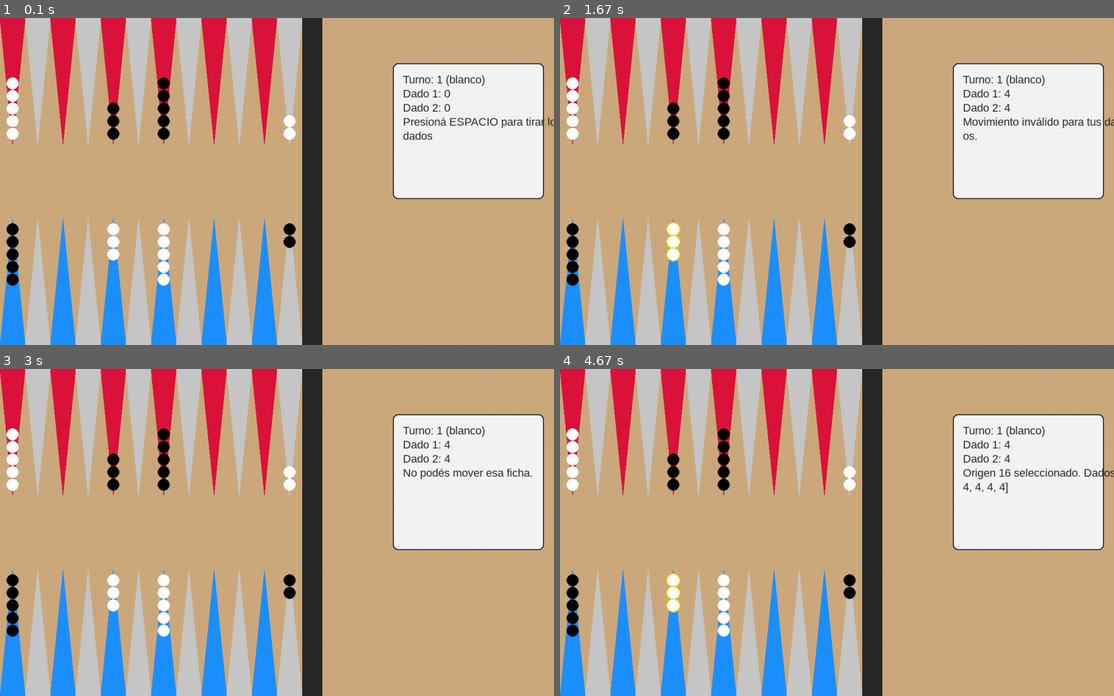
Above: before the commit, frames 1-4 (two rows, left to right).
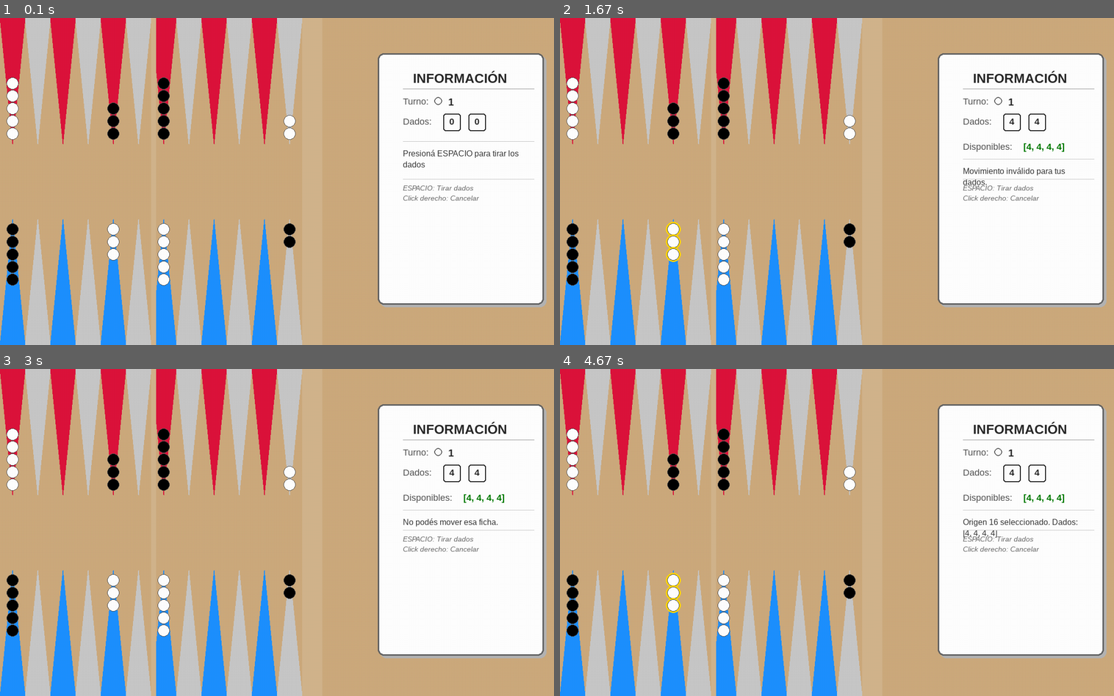
Above: after the commit, the same moments.

Repository: um-computacion/computacion-2025-backgammon-mariaevamodarelli
Game: pygame game, started from pygame_ui/game_window.py
The game is run twice, just before and just after one commit, with the same random seed, the same clock (stepped at 60 frames per second) and the same inputs.
Inputs (mouse positions are in pixels of both pictures, inside the frame that each line leads up to):
- Up to frame 1 (0.1 s): type "1 (at the terminal prompt)" at 0 s; type "1 (at the terminal prompt)" at 0 s
- Up to frame 2 (1.67 s): tap Space at 0.33 s; click (704, 184) at 0.72 s; click (665, 256) at 1.05 s; click (692, 60) at 1.38 s
- Up to frame 3 (3 s): right-click (387, 506) at 2.55 s; click (66, 460) at 2.88 s
- Up to frame 4 (4.67 s): right-click (676, 470) at 3.72 s; click (670, 421) at 4.05 s; click (681, 568) at 4.38 s

The runs differ from the first frame. In frame 1, 19% of the frame differs, in the area x 1-100%, y 0-100%; in frame 2, 19%; in frame 3, 19%; in frame 4, 19%.

Commit message:
ultimos arreglos

Diff:
--- a/core/board.py
+++ b/core/board.py
@@ -3,8 +3,10 @@
 
     def __init__(self):
         self.__points__ = [{"count": 0, "color": None} for _ in range(24)]
-        self.bar_blanco = []  # fichas blancas capturadas
-        self.bar_negro = []   # fichas negras capturadas
+        self.__bar_blanco__ = []  # fichas blancas capturadas
+        self.__bar_negro__ = []   # fichas negras capturadas
+        self.__bearoff_blanco__ = []
+        self.__bearoff_negro__ = []
 
     # === Getters básicos ===
     def get_points(self):
@@ -15,16 +17,19 @@
             return self.__points__[index]
         raise ValueError("El índice debe estar entre 0 y 23")
 
-    # === Direcciones ===
+    # === Direcciones CORREGIDAS ===
     def distance_in_direction(self, color, from_idx, to_idx):
-        """Calcula la distancia de movimiento según el sentido real del tablero."""
-        # Blanco mueve de 23 -> 0 (izquierda)
-        # Negro mueve de 0 -> 23 (derecha)
+        """Calcula la distancia de movimiento según el sentido real del tablero.
+
+        Blanco mueve antihorario: de índices bajos hacia altos (0 -> 23)
+        Negro mueve horario: de índices altos hacia bajos (23 -> 0)
+        """
         if color == "blanco":
+            # Blanco avanza de 0 hacia 23 (antihorario)
+            return to_idx - from_idx
+        else:
+            # Negro avanza de 23 hacia 0 (horario)
             return from_idx - to_idx
-        else:
-            return to_idx - from_idx
-
 
     def can_move(self, from_idx, to_idx):
         if from_idx < 0 or from_idx > 23 or to_idx < 0 or to_idx > 23:
@@ -37,16 +42,15 @@
             return False, "No hay fichas para mover"
 
         color = origen["color"]
+        distance = self.distance_in_direction(color, from_idx, to_idx)
 
-        if self.distance_in_direction(color, from_idx, to_idx) <= 0:
+        if distance <= 0:
             return False, "Dirección inválida para tu color"
 
         if destino["count"] == 0 or destino["color"] == color:
             return True, "OK"
-
         if destino["count"] == 1 and destino["color"] != color:
-            return True, "OK (comer)"
-
+            return True, "OK (comer ficha)"
         return False, "Movimiento bloqueado"
 
     # === Inicialización estándar ===
@@ -67,10 +71,10 @@
             self.__points__[pos]["count"] = cantidad
             self.__points__[pos]["color"] = color
 
-        self.bar_blanco = []
-        self.bar_negro = []
+        self.__bar_blanco__ = []
+        self.__bar_negro__ = []
 
-    # === Movimiento normal ===
+    # === Movimiento normal CORREGIDO ===
     def move_checker(self, from_idx, to_idx):
         """Mueve una ficha si el movimiento es válido según las reglas básicas del backgammon."""
         if from_idx < 0 or from_idx > 23 or to_idx < 0 or to_idx > 23:
@@ -84,13 +88,13 @@
 
         color = origen["color"]
 
-        # --- Dirección correcta por color ---
-        # Blanco (abajo) → de derecha a izquierda (índices más grandes → más chicos)
-        if color == "blanco" and to_idx >= from_idx:
+        # --- Dirección correcta por color CORREGIDA ---
+        # Blanco (antihorario) → de índices bajos a altos (0 → 23)
+        if color == "blanco" and to_idx <= from_idx:
             return "Dirección inválida para blanco"
 
-        # Negro (arriba) → de izquierda a derecha (índices más chicos → más grandes)
-        if color == "negro" and to_idx <= from_idx:
+        # Negro (horario) → de índices altos a bajos (23 → 0)
+        if color == "negro" and to_idx >= from_idx:
             return "Dirección inválida para negro"
 
         # --- Movimiento válido ---
@@ -107,47 +111,71 @@
         # --- Comer ficha enemiga ---
         elif destino["count"] == 1 and destino["color"] != color:
             enemigo = destino["color"]
+
+            # mandar esa ficha al bar correspondiente
             if enemigo == "blanco":
-                self.bar_blanco.append(1)
+                self.__bar_blanco__.append(1)
             else:
-                self.bar_negro.append(1)
+                self.__bar_negro__.append(1)
 
+            # mover mi ficha al destino
             destino["color"] = color
             destino["count"] = 1
 
+            # sacar mi ficha del origen
             origen["count"] -= 1
             if origen["count"] == 0:
                 origen["color"] = None
 
             return f"{color} comió una ficha de {enemigo} en {to_idx} (enviada al bar)"
+
+        # === Bear off ===
+        elif (color == "blanco" and to_idx > 23) or (color == "negro" and to_idx < 0):
+            if color == "blanco":
+                self.__bearoff_blanco__.append(1)
+            else:
+                self.__bearoff_negro__.append(1)
+
+            # sacar la ficha del punto origen
+            origen["count"] -= 1
+            if origen["count"] == 0:
+                origen["color"] = None
+
+            return f"{color} sacó una ficha (bear off)"
+
         else:
             return "Movimiento bloqueado"
 
     # === Control del bar ===
     def has_bar(self, color):
         if color == "blanco":
-            return len(self.bar_blanco) > 0
+            return len(self.__bar_blanco__) > 0
         else:
-            return len(self.bar_negro) > 0
+            return len(self.__bar_negro__) > 0
 
     def reenter_from_bar(self, color, dice_values):
         """Intenta reintroducir una ficha desde el bar usando los valores de los dados."""
         # determinar rango del tablero del oponente
         if color == "blanco":
-            # entra en la zona del rival: puntos 0-5
+            # Blanco entra en puntos 0-5 (su zona de entrada)
             base = 0
-            bar_list = self.bar_blanco
+            bar_list = self.__bar_blanco__
         else:
-            # entra en 18-23
+            # Negro entra en puntos 18-23 (su zona de entrada)
             base = 18
-            bar_list = self.bar_negro
+            bar_list = self.__bar_negro__
 
         posibles = []
         for d in dice_values:
-            destino = base + (d - 1)
-            punto = self.__points__[destino]
-            if punto["count"] == 0 or (punto["count"] == 1 and punto["color"] != color):
-                posibles.append(destino)
+            if color == "blanco":
+                destino = base + (d - 1)  # 0-5
+            else:
+                destino = base + (d - 1)  # 18-23
+
+            if 0 <= destino < 24:
+                punto = self.__points__[destino]
+                if punto["count"] == 0 or (punto["count"] == 1 and punto["color"] != color):
+                    posibles.append(destino)
 
         if not posibles:
             return False, "No hay espacios disponibles para reingresar."
@@ -158,9 +186,9 @@
         if punto["count"] == 1 and punto["color"] != color:
             # come la ficha rival
             if color == "blanco":
-                self.bar_negro.append(1)
+                self.__bar_negro__.append(1)
             else:
-                self.bar_blanco.append(1)
+                self.__bar_blanco__.append(1)
         punto["count"] += 1
         punto["color"] = color
         bar_list.pop()  # sacar ficha del bar
--- a/core/player.py
+++ b/core/player.py
@@ -1,3 +1,4 @@
+
 class Player:
     """Representa un jugador del Backgammon."""
 
--- a/pygame_ui/game_window.py
+++ b/pygame_ui/game_window.py
@@ -39,6 +39,7 @@
         self.BLUE = (30, 144, 255)
         self.GREY = (200, 200, 200)
         self.DARK = (40, 40, 40)
+        self.GOLD = (255, 215, 0)
         self.FONT = pygame.font.SysFont("arial", 22)
 
     # === Tablero ===
@@ -82,42 +83,148 @@
                         x = (i - 12) * triangle_width + triangle_width / 2
                         y = 650 - triangle_height + (j * 25) + 20
                     pygame.draw.circle(self.screen, color, (int(x), int(y)), 12)
+                    pygame.draw.circle(self.screen, (80, 80, 80), (int(x), int(y)), 12, 1)
+
                     if self.selected_point == i:
-                        pygame.draw.circle(self.screen, (255, 215, 0), (int(x), int(y)), 14, 2)
-
-        # barra
-        pygame.draw.rect(self.screen, self.DARK, (600, 0, 40, 650))
+                        pygame.draw.circle(self.screen, self.GOLD, (int(x), int(y)), 15, 3)
+
+        # BAR CENTRAL
+        pygame.draw.rect(self.screen, (210, 180, 140), (300, 0, 10, 650))
+
+        # Bear off zones
+        pygame.draw.rect(self.screen, (210, 180, 140), (600, 325, 40, 325))
+        pygame.draw.rect(self.screen, (210, 180, 140), (600, 0, 40, 325))
         self.draw_bar_fichas()
 
     def draw_bar_fichas(self):
-        bx, by = 620, 325
-        for j, _ in enumerate(self.board.bar_blanco):
-            pygame.draw.circle(self.screen, self.WHITE, (bx, by - j * 20), 10)
-        for j, _ in enumerate(self.board.bar_negro):
-            pygame.draw.circle(self.screen, self.BLACK, (bx, by + j * 20), 10)
+        bar_x = 305
+        bar_y_center = 325
+
+        # Fichas blancas en el bar
+        for i in range(len(self.board.__bar_blanco__)):
+            y = bar_y_center + (i * 25) + 20
+            pygame.draw.circle(self.screen, self.WHITE, (bar_x, y), 12)
+            pygame.draw.circle(self.screen, (80, 80, 80), (bar_x, y), 12, 1)
+
+        # Fichas negras en el bar
+        for i in range(len(self.board.__bar_negro__)):
+            y = bar_y_center - (i * 25) - 20
+            pygame.draw.circle(self.screen, self.BLACK, (bar_x, y), 12)
+            pygame.draw.circle(self.screen, (80, 80, 80), (bar_x, y), 12, 1)
+
 
     def draw_panel(self):
-        panel = pygame.Rect(780, 90, 300, 270)
-        pygame.draw.rect(self.screen, (245, 245, 245), panel, border_radius=10)
-        pygame.draw.rect(self.screen, self.DARK, panel, 2, border_radius=10)
-
-        y = 110
-        def line(txt):
-            nonlocal y
-            surf = self.FONT.render(txt, True, self.DARK)
-            self.screen.blit(surf, (800, y))
-            y += 28
-
-        line(f"Turno: {self.turn.get_name()} ({self.turn.get_color()})")
+        # Panel principal con sombra (más grande)
+        shadow = pygame.Rect(755, 75, 330, 500)
+        pygame.draw.rect(self.screen, (180, 180, 180), shadow, border_radius=12)
+
+        panel = pygame.Rect(750, 70, 330, 500)
+        pygame.draw.rect(self.screen, (255, 255, 255), panel, border_radius=12)
+        pygame.draw.rect(self.screen, (100, 100, 100), panel, 3, border_radius=12)
+
+        # Título del panel
+        title_font = pygame.font.SysFont("arial", 26, bold=True)
+        title = title_font.render("INFORMACIÓN", True, self.DARK)
+        self.screen.blit(title, (820, 105))
+
+        # Línea separadora
+        pygame.draw.line(self.screen, (200, 200, 200), (800, 140), (1060, 140), 2)
+
+        # Información del turno con color
+        y = 155
+        turn_font = pygame.font.SysFont("arial", 20, bold=True)
+        label_font = pygame.font.SysFont("arial", 18)
+        value_font = pygame.font.SysFont("arial", 18, bold=True)
+
+        # Turno actual
+        turn_label = label_font.render("Turno:", True, (80, 80, 80))
+        self.screen.blit(turn_label, (800, y))
+
+        player_name = self.turn.get_name()
+        player_color = self.turn.get_color()
+        color_display = self.WHITE if player_color == "blanco" else self.BLACK
+
+        # Círculo indicador del color
+        pygame.draw.circle(self.screen, color_display, (870, y + 10), 8)
+        pygame.draw.circle(self.screen, (100, 100, 100), (870, y + 10), 8, 2)
+
+        player_text = turn_font.render(f"{player_name}", True, self.DARK)
+        self.screen.blit(player_text, (890, y))
+
+        y += 40
+
+        # Dados
         d1, d2 = self.last_roll
-        line(f"Dado 1: {d1}")
-        line(f"Dado 2: {d2}")
+        dice_label = label_font.render("Dados:", True, (80, 80, 80))
+        self.screen.blit(dice_label, (800, y))
+
+        # Dibujar dados como cubos
+        dice_size = 35
+        dice_x = 880
+
+        # Dado 1
+        dice_rect1 = pygame.Rect(dice_x, y - 5, dice_size, dice_size)
+        pygame.draw.rect(self.screen, self.WHITE, dice_rect1, border_radius=5)
+        pygame.draw.rect(self.screen, self.DARK, dice_rect1, 2, border_radius=5)
+        dice_val1 = value_font.render(str(d1), True, self.DARK)
+        self.screen.blit(dice_val1, (dice_x + 12, y))
+
+        # Dado 2
+        dice_rect2 = pygame.Rect(dice_x + 50, y - 5, dice_size, dice_size)
+        pygame.draw.rect(self.screen, self.WHITE, dice_rect2, border_radius=5)
+        pygame.draw.rect(self.screen, self.DARK, dice_rect2, 2, border_radius=5)
+        dice_val2 = value_font.render(str(d2), True, self.DARK)
+        self.screen.blit(dice_val2, (dice_x + 62, y))
+
+        y += 50
+
+        # Dados restantes
+        if self.remaining_dice:
+            remaining_label = label_font.render("Disponibles:", True, (80, 80, 80))
+            self.screen.blit(remaining_label, (800, y))
+
+            remaining_text = value_font.render(str(self.remaining_dice), True, (0, 120, 0))
+            self.screen.blit(remaining_text, (920, y))
+            y += 35
+
+        # Línea separadora
+        pygame.draw.line(self.screen, (200, 200, 200), (800, y), (1060, y), 1)
+        y += 15
+
+        # Mensaje con wrap mejorado
         msg = self.message
-        if len(msg) > 32:
-            line(msg[:32])
-            line(msg[32:])
-        else:
-            line(msg)
+        msg_font = pygame.font.SysFont("arial", 16)
+        max_width = 250
+        words = msg.split()
+        lines = []
+        current_line = ""
+
+        for word in words:
+            test_line = current_line + word + " "
+            if msg_font.size(test_line)[0] <= max_width:
+                current_line = test_line
+            else:
+                if current_line:
+                    lines.append(current_line)
+                current_line = word + " "
+        if current_line:
+            lines.append(current_line)
+
+        for line in lines[:3]:  # Máximo 3 líneas
+            msg_surf = msg_font.render(line.strip(), True, (50, 50, 50))
+            self.screen.blit(msg_surf, (800, y))
+            y += 22
+
+        # Instrucciones al pie
+        y = 320
+        pygame.draw.line(self.screen, (200, 200, 200), (800, y), (1060, y), 1)
+        y += 10
+
+        help_font = pygame.font.SysFont("arial", 14, italic=True)
+        help1 = help_font.render("ESPACIO: Tirar dados", True, (100, 100, 100))
+        help2 = help_font.render("Click derecho: Cancelar", True, (100, 100, 100))
+        self.screen.blit(help1, (800, y))
+        self.screen.blit(help2, (800, y + 20))
 
     # === Clicks ===
     def get_clicked_point(self, pos):
@@ -186,6 +293,8 @@
         origen = self.selected_point
         destino = point
         dist = self.board.distance_in_direction(color_turno, origen, destino)
+        if dist < 0:
+            dist = abs(dist)
 
         if dist <= 0 or dist not in self.remaining_dice:
             if p["count"] > 0 and p["color"] == color_turno:
--- a/tests/test_board.py
+++ b/tests/test_board.py
@@ -134,11 +134,11 @@
     def test_can_move_and_can_land_on_conditions(self):
         b = Board()
         b.reset_starting_position()
-        ok, msg = b.can_move(0, 5)
+        ok, msg = b.can_move(5, 0)
         # Se considera correcto si devuelve un mensaje coherente
         self.assertTrue(
             any(palabra in msg.lower() for palabra in [
-                "válido", "puede", "inválida", "inválido", "dirección"
+                "válido", "puede", "inválida", "inválido", "dirección", "bloqueado", "ok"
             ]),
             f"Mensaje inesperado: {msg}"
         )
@@ -148,7 +148,7 @@
         b.reset_starting_position()
 
         # Simulamos que una ficha blanca fue capturada
-        b.bar_blanco.append(1)
+        b.__bar_blanco__.append(1)
         self.assertTrue(b.has_bar("blanco"))
 
         # Caso exitoso: hay espacio en 0-5 para reingresar
@@ -160,7 +160,7 @@
         for i in range(0, 6):
             b.get_points()[i]["count"] = 3
             b.get_points()[i]["color"] = "negro"
-        b.bar_blanco.append(1)
+        b.__bar_blanco__.append(1)
         ok2, msg2 = b.reenter_from_bar("blanco", [1, 2])
         self.assertFalse(ok2)
         self.assertIn("no hay espacios", msg2.lower())
@@ -168,7 +168,7 @@
     def test_reenter_from_bar_comer_enemigo(self):
         b = Board()
         b.reset_starting_position()
-        b.bar_negro.append(1)
+        b.__bar_negro__.append(1)
 
         # Hacemos que el destino tenga una sola blanca
         b.get_points()[18]["count"] = 1
@@ -183,7 +183,7 @@
         b.reset_starting_position()
 
         # Simular ficha blanca capturada
-        b.bar_blanco.append(1)
+        b.__bar_blanco__.append(1)
         self.assertTrue(b.has_bar("blanco"))
         # Caso: intentar reingresar sin tirada (no se puede)
         ok, msg = b.reenter_from_bar("blanco", [])
@@ -214,7 +214,7 @@
         for i in range(0, 6):
             b.get_points()[i]["count"] = 2
             b.get_points()[i]["color"] = "negro"
-        b.bar_blanco.append(1)
+        b.__bar_blanco__.append(1)
         ok, msg = b.reenter_from_bar("blanco", [3])
         self.assertFalse(ok)
         self.assertIn("no hay espacios", msg.lower())
@@ -223,7 +223,7 @@
         b = Board()
         b.reset_starting_position()
         # Simular que una ficha negra está en el bar
-        b.bar_negro.append(1)
+        b.__bar_negro__.append(1)
         # Poner una sola ficha blanca en la posición 18 (vulnerable)
         b.get_points()[18]["count"] = 1
         b.get_points()[18]["color"] = "blanco"
--- /dev/null
+++ b/tests/test_cli.py
@@ -0,0 +1,44 @@
+import unittest
+from core.board import Board
+from core.dice import Dice
+from core.player import Player
+import cli  # tu archivo CLI (test_game.py renombrado o importado)
+
+class TestCLI(unittest.TestCase):
+
+
+    def test_dados_generan_valores_validos(self):
+        """Verifica que los dados del CLI generen valores entre 1 y 6."""
+        dice = Dice()
+        d1, d2 = dice.roll()
+        self.assertTrue(1 <= d1 <= 6)
+        self.assertTrue(1 <= d2 <= 6)
+
+    def test_board_reset_crea_24_puntos(self):
+        """Verifica que el tablero tenga 24 posiciones después de reset."""
+        board = Board()
+        board.reset_starting_position()
+        self.assertEqual(len(board.get_points()), 24)
+
+    def test_jugadores_tienen_color_correcto(self):
+        """Verifica que los jugadores del CLI tengan color asignado."""
+        p1 = Player("María", "blanco")
+        p2 = Player("Juan", "negro")
+
+        self.assertEqual(p1.get_color(), "blanco")
+        self.assertEqual(p2.get_color(), "negro")
+
+    def test_inicializacion_main_componentes(self):
+        """Simula la inicialización del CLI sin ejecutar el loop."""
+        board = Board()
+        dice = Dice()
+        p1 = Player("A", "blanco")
+        p2 = Player("B", "negro")
+
+        self.assertIsNotNone(board)
+        self.assertIsNotNone(dice)
+        self.assertEqual(p1.get_color(), "blanco")
+        self.assertEqual(p2.get_color(), "negro")
+
+if __name__ == '__main__':
+    unittest.main()
Renamed: cli/main.py -> cli/CLI.py
Not shown, changed: .coverage
Not shown, changed: CHANGELOG.md
Not shown, changed: JUSTIFICACION.md
